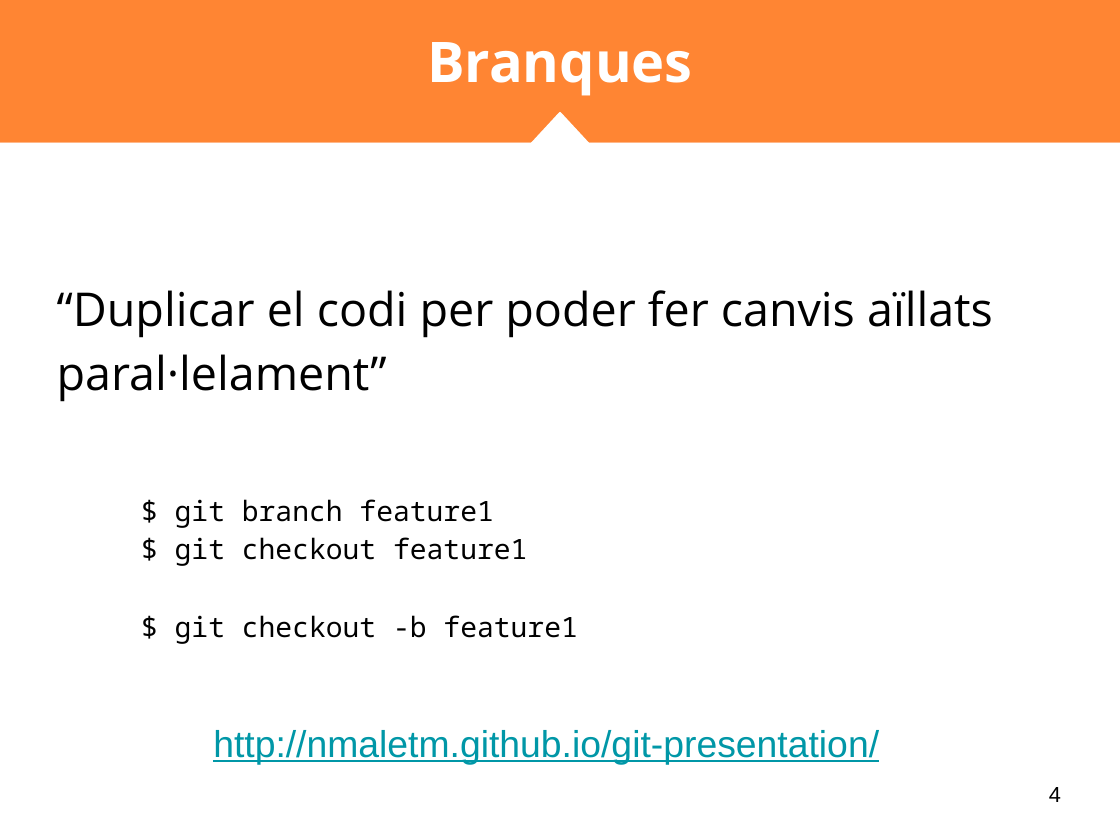
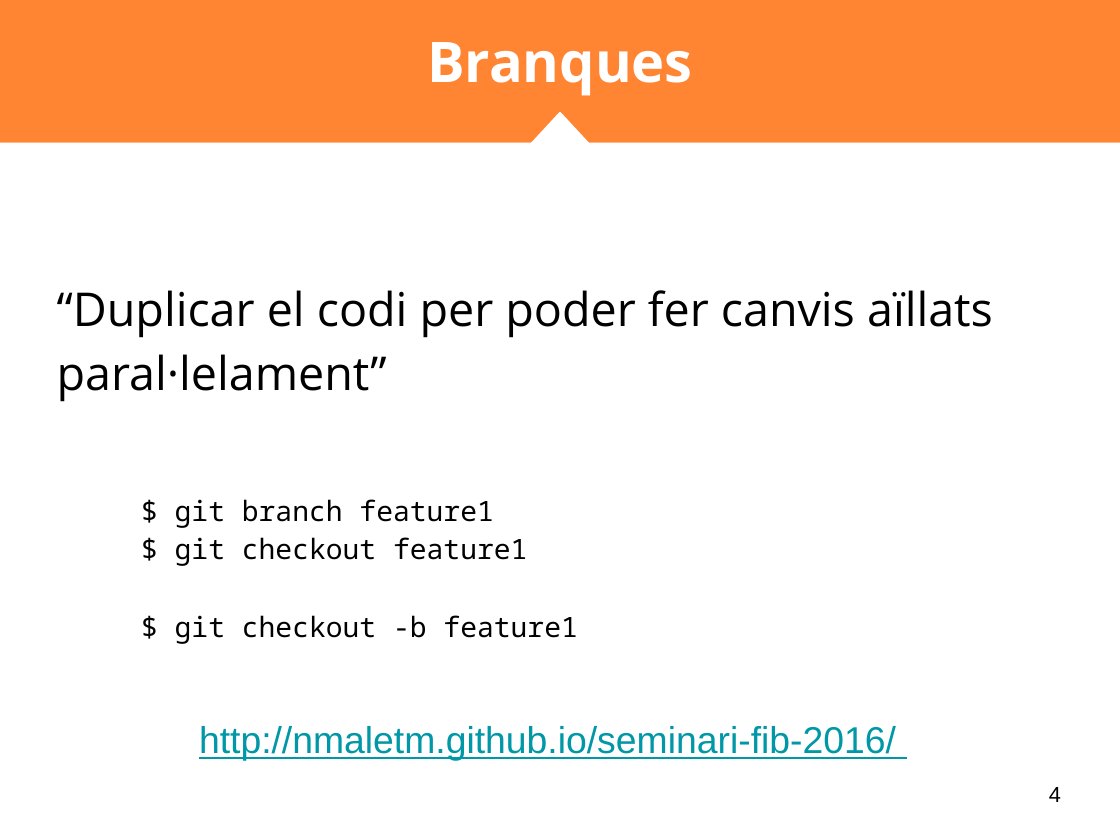
Before and after one commit to nmaletm/git-presentation, a slide deck: slide 4 of Presentations/P2.1 - Git.pptx. Drawn at 1120x840 pixels with LibreOffice and Linux fonts; fonts in the diff are those of the drawing. Boxes give left, top, right and bottom in pixels: in the first picture for what was removed or moved away, otherwise in the second. Text is boxed around its words. In the diff, an @@ line names an element or a change of style, - is before the commit and + after.

```diff
--- a/Presentations/P2.1 - Git.pptx
+++ b/Presentations/P2.1 - Git.pptx
@@ text at [199,726,896,761]: text changed @@
-http://nmaletm.github.io/git-presentation/
+http://nmaletm.github.io/seminari-fib-2016/
```
Also in this commit, not shown: 3 other slides changed, 6 other files.
